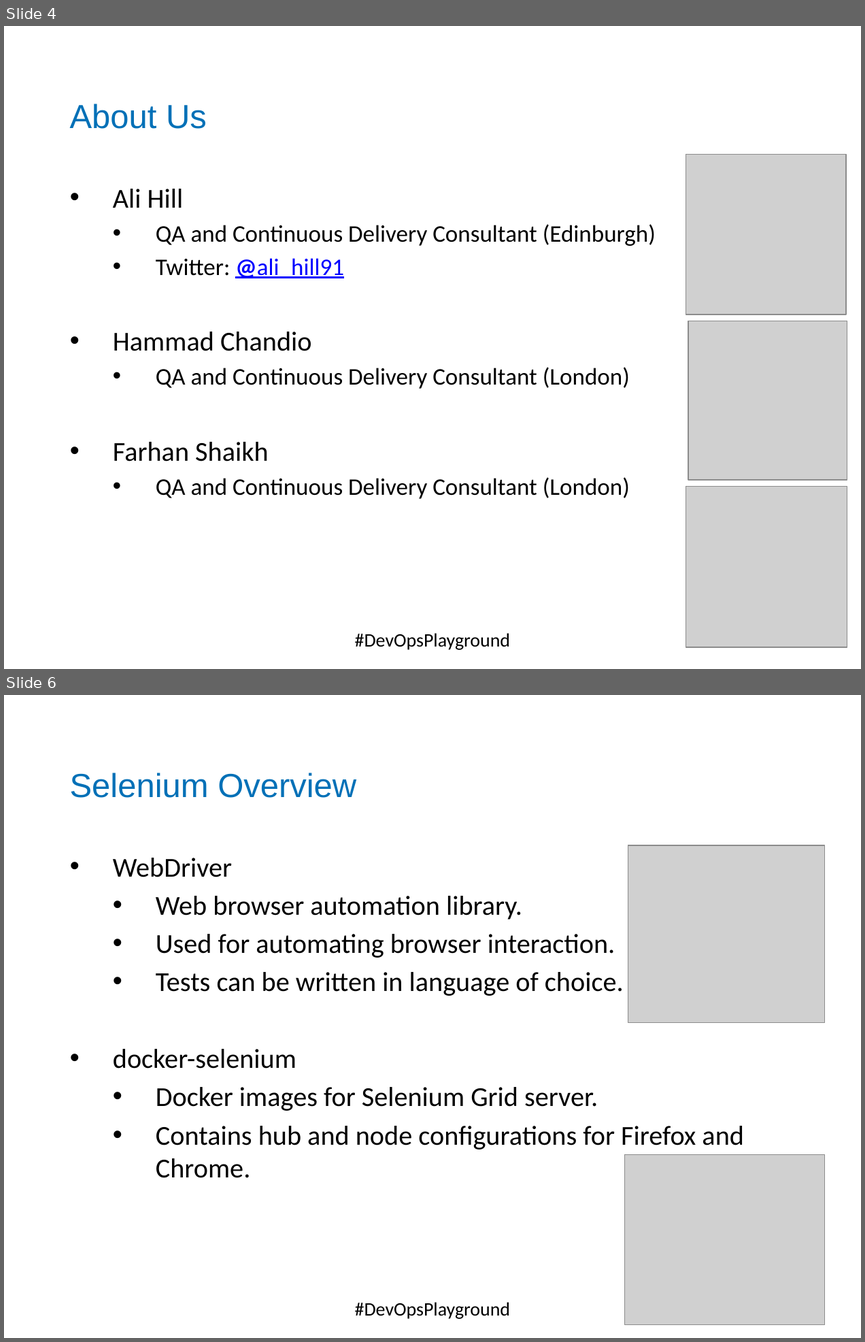
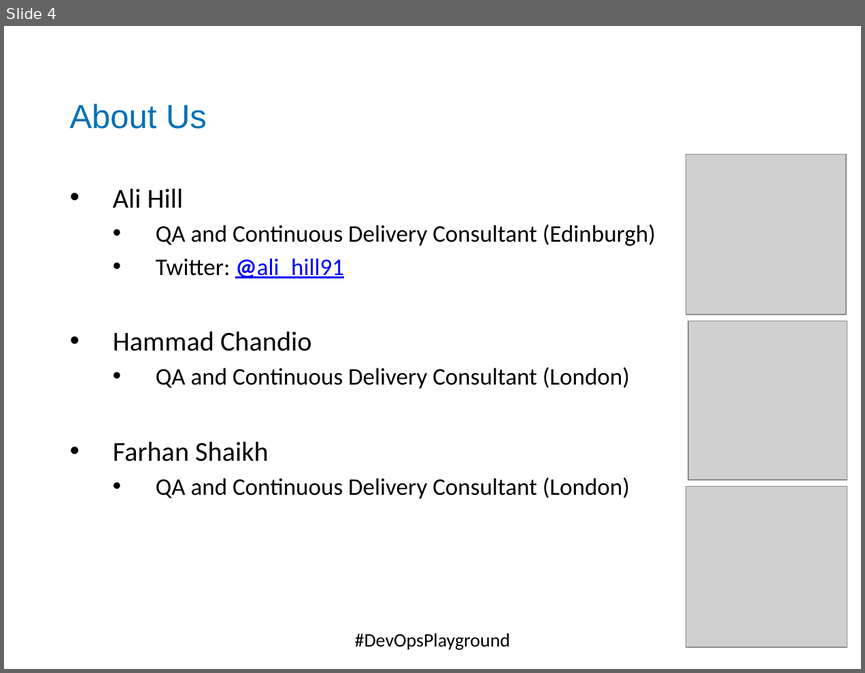
Before and after one commit to DevOpsPlayground/Hands-on-with-Continuous-Testing-using-Jenkins-and-Zalenium, a slide deck: ZaleniumJenkins.pptx. Shown one above the other, each under a label of ours: slides 4 and 6 before the commit, slide 4 after it; the slides between them are not shown. The pictures are 865x1342 and 865x673 pixels, drawn with LibreOffice and Linux fonts; fonts in the diff are those of the drawing; grey boxes stand for pictures; background and template pictures are left out. Boxes give left, top, right and bottom in pixels: in the first picture for what was removed or moved away, otherwise in the second. Text is boxed around its words. In the diff, an @@ line names an element or a change of style, - is before the commit and + after.

```diff
--- a/ZaleniumJenkins.pptx
+++ b/ZaleniumJenkins.pptx
@@ slide 6 removed at [4, 695, 861, 1338], background #FFFFFF; not listed: 1 template element that a slide beside it also shows @@
@@ text removed at [70, 773, 356, 798] @@
-Selenium Overview
@@ text removed at [113, 858, 744, 1178] @@
-• WebDriver
-  • Web browser automation library.
-  • Used for automating browser interaction.
-  • Tests can be written in language of choice.
-• docker-selenium
-  • Docker images for Selenium Grid server.
-  • Contains hub and node configurations for Firefox and Chrome.
@@ picture removed at [628, 845, 824, 1022] @@
@@ picture removed at [624, 1154, 824, 1325] @@
@@ text removed at [355, 1302, 510, 1319] @@
-#DevOpsPlayground
```
Also in this commit, not shown: 4 slides changed, 4 slides added, 7 other slides removed, 2 other files.
